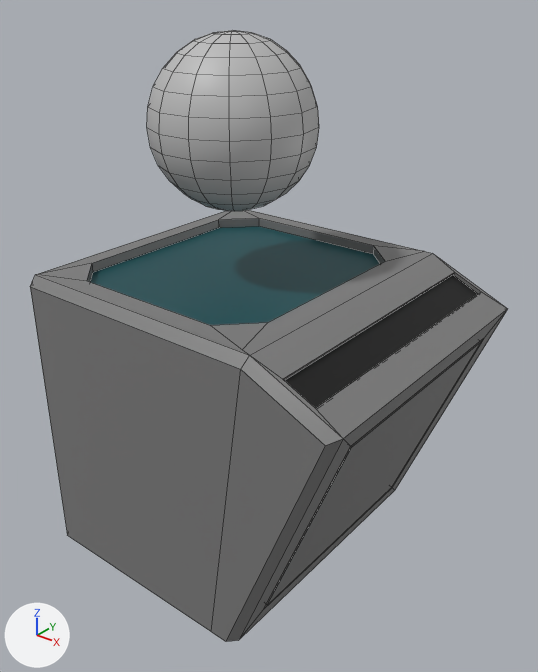
The FBX model Asynchrone/Assets/3D/Objets_interactifs/Distributeur.fbx: old version first, new version second.
One viewpoint serves both versions: a 50 mm lens placed at (1.583, -1.534, 2.38), pointed at (0.375, -0.025, 1.444). Lighting does not change. The marker at lower left points along +X, +Y and +Z. Mesh edges are drawn as thin lines. Where no turn or scale is listed for an object, it has been applied to the vertices.

Before the edit, the objects in view are built like this:
```python
me_mesh = bpy.data.meshes.new('Mesh')
me_mesh.from_pydata(...)  # 68 vertices, 61 faces; spans x -0.19..0.856, y -0.45..0.45, z -0.45..0.453
# faces by material slot: [59, 1, 1]
me_mesh.materials.append(mat_foncé)  # grey #7e7e7e
me_mesh.materials.append(mat_noir)  # black #000000
me_mesh.materials.append(mat_bleu)  # dark cyan #0b4d53
me_mesh_001 = bpy.data.meshes.new('Mesh.001')
me_mesh_001.from_pydata(...)  # a UV sphere (14 segments, 14 rings, poles along y) spanning x -25.1..25.1, y -25.1..25.1, z -24.5..24.5
me_mesh_001.materials.append(mat_lambert1)  # grey #bcbcbc
ob_distrib = bpy.data.objects.new('distrib', me_mesh)
ob_distrib.location = (0.037, 0.0, 1.178)
ob_recharge = bpy.data.objects.new('recharge', me_mesh_001)
ob_recharge.parent = ob_distributeur
ob_recharge.location = (-11.93, 59.63, 3.305)
```
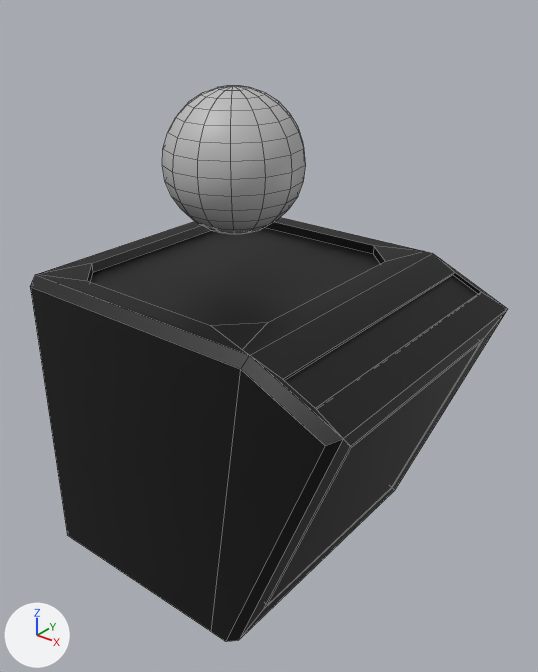
Edits to the bpy script that builds the scene:
```text
Change me_mesh:
    where me_mesh.from_pydata(...)  # 68 vertices, 61 faces; spans x -0.19..0.856, y -0.45..0.45, z -0.45..0.453
    used by ob_distrib; location = (0.037, 0.0, 1.178)
    me_mesh part 1: all 59 faces that had it switch from mat_foncé (grey #7e7e7e) to mat_noir (black #000000)
    me_mesh part 2: all 1 face that had it switch from mat_bleu (dark cyan #0b4d53) to mat_noir (black #000000)
Change ob_recharge:
    ob_recharge.location: (-11.93, 59.63, 3.305) -> (-11.93, 48.67, 3.305)
    ob_recharge.scale: (1.0, 1.0, 1.0) -> (0.854, 0.854, 0.854)
```

Location of each change, (x1, y1, x2, y2) in pixels of the pictures (538 x 672 px):
'recharge', moved, rescaled (16% narrower, 18% shorter)
    before: (147, 30, 319, 211)
    after: (162, 86, 306, 234)
part 1 of me_mesh, recoloured (grey to black)
    both: (30, 217, 508, 642)
part 2 of me_mesh, recoloured (cyan to black)
    both: (90, 228, 380, 325)
